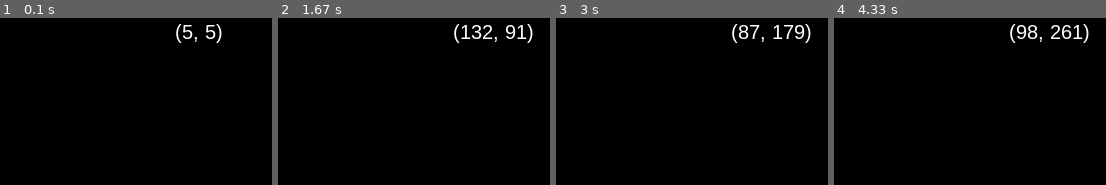
Above: before the commit, frames 1-4 (left to right).
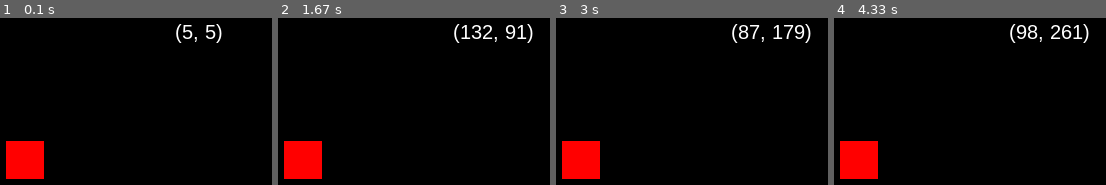
Above: after the commit, the same moments.

Repository: jonalfarlinga/lazars
Game: pygame game, started from lazars_main.py
Same seed, same stepped clock (60 frames per second), same inputs: the game is played once before the commit and once after it.
Inputs (mouse positions are in pixels of both pictures, inside the frame that each line leads up to):
- Up to frame 1 (0.1 s): no input
- Up to frame 2 (1.67 s): click (302, 159) at 0.38 s; click (outside the picture) at 0.72 s; click (outside the picture) at 1.05 s; click (outside the picture) at 1.38 s
- Up to frame 3 (3 s): click (outside the picture) at 1.72 s; click (outside the picture) at 2.05 s; click (outside the picture) at 2.38 s; click (outside the picture) at 2.72 s
- Up to frame 4 (4.33 s): click (outside the picture) at 3.05 s; click (outside the picture) at 3.38 s; click (outside the picture) at 3.72 s; click (outside the picture) at 4.05 s

The runs differ from the first frame. In frame 1, 3.2% of the frame differs, in the area x 2-17%, y 73-97%; in frame 2, 3.2%; in frame 3, 3.2%; in frame 4, 3.2%.

Commit message:
added Wall sprite with print_sprite method

Diff:
--- a/lazars_main.py
+++ b/lazars_main.py
@@ -1,6 +1,7 @@
 # import the pygame module, so you can use it
 import pygame
 import sys
+import os
 
 
 # initialize the pygame module
@@ -23,9 +24,30 @@
 SCREEN_WIDTH = 500
 SCREEN_HEIGHT = 300
 
+
+class Wall(pygame.sprite.Sprite):
+    def __init__(self):
+        super().__init__()
+        self.image = pygame.image.load(os.path.join("assets", "wall.png"))
+        self.rect = self.image.get_rect()
+        self.rect.center = (SCREEN_WIDTH//2, SCREEN_HEIGHT//2)
+
+    def blit_sprite(self, surface):
+        surface.blit(
+            source=self.image,
+            dest=(self.rect.centerx-self.image.get_size()[0]//2,
+                  self.rect.centery-self.image.get_size()[1]//2)
+        )
+
+
+class Player(pygame.sprite.Sprite):
+    def __init__(self):
+        super().__init__()
+
+
 # create a surface on screen that has the size of 240 x 180
 screen = pygame.display.set_mode((SCREEN_WIDTH, SCREEN_HEIGHT))
-walls = [
+borders = [
     pygame.draw.line(screen, WHITE, (SCREEN_WIDTH-1, 0), (0, 0)),
     pygame.draw.line(screen, WHITE, (0, 0), (0, SCREEN_HEIGHT-1)),
     pygame.draw.line(
@@ -40,13 +62,10 @@
         (SCREEN_WIDTH-1, SCREEN_HEIGHT-1),
         (SCREEN_WIDTH-1, 0)
     ),
-    pygame.draw.rect(screen, WHITE, (100, 100, 50, 75)),
 ]
-
-
-class Player(pygame.sprite.Sprite):
-    def __init__(self):
-        super().__init__()
+wall = Wall()
+walls = pygame.sprite.Group()
+walls.add(wall)
 
 
 # define a main function
@@ -59,9 +78,13 @@
         point = pygame.mouse.get_pos()
         track = font.render(str(point), True, WHITE)
         screen.blit(track, (SCREEN_WIDTH-100, 10))
-        for rect in walls:
+        for rect in borders:
             if rect.collidepoint(point):
                 print("COLLISION" + str(rect))
+        for sprite in walls:
+            sprite.blit_sprite(screen)
+            if sprite.rect.collidepoint(point):
+                print("COLLISION" + str(sprite))
         # event handling, gets all event from the event queue
         for event in pygame.event.get():
             # only do something if the event is of type QUIT
Binary file added: assets/cloud.png
Binary file added: assets/cloud_pop_trans.png
Binary file added: assets/rainbow1_40.png
Binary file added: assets/wall.png
Not shown, added: assets/wall.xcf
